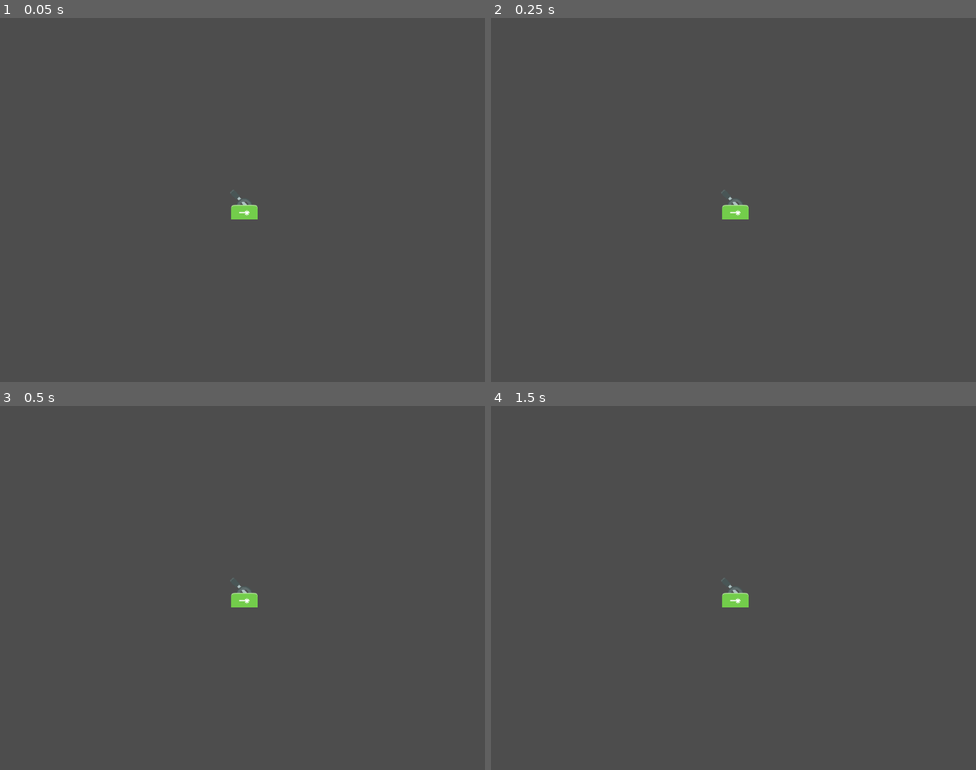
Above: before the commit, frames 1-4 (two rows, left to right).
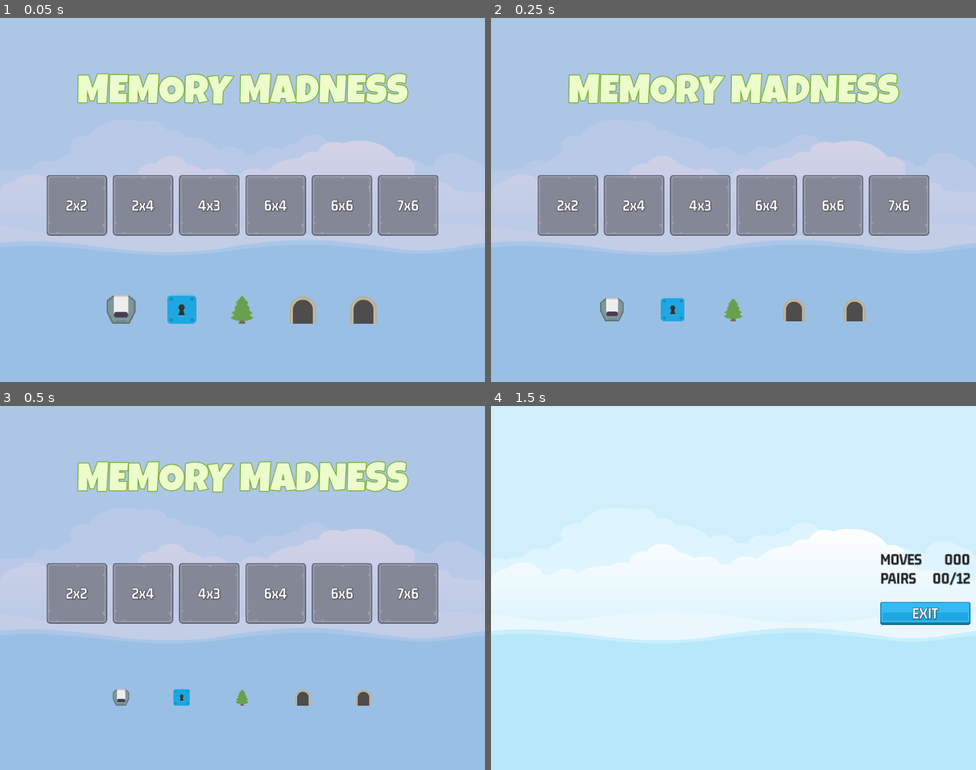
Above: after the commit, the same moments.

Repository: MilkshakeMan63/memory-madness---udemy
Game: Godot game, scene res://Scenes/master.tscn
Two runs of this game, one before a commit and one after it. Both use one fixed random seed, a clock stepped at 60 frames per second and the inputs below. Before the commit the project starts from res://Tests/resource_test.tscn.
Inputs (mouse positions are in pixels of both pictures, inside the frame that each line leads up to):
- Up to frame 1 (0.05 s): no input
- Up to frame 2 (0.25 s): no input
- Up to frame 3 (0.5 s): no input
- Up to frame 4 (1.5 s): click (568, 591) at 0.5 s, where only the run after the commit has a clickable "2x2"; tap Enter at 1.25 s

The runs differ from the first frame. In frame 1, 99% of the frame differs, in the area x 0-100%, y 0-100%; in frame 2, 100%; in frame 3, 100%; in frame 4, 100%.

Commit message:
Ui

Diff:
--- /dev/null
+++ b/Scenes/front_sprite.gd
@@ -0,0 +1,38 @@
+extends TextureRect
+
+
+const SCALE_SMALL: Vector2 = Vector2(0.1, 0.1)
+const SCALE_NORMAL: Vector2 = Vector2(1.0, 1.0)
+const SPIN_TIME_RANGE: Vector2 = Vector2(1.0, 2.0)
+const SCALE_TIME: float = 1
+
+
+# Called when the node enters the scene tree for the first time.
+func _ready() -> void:
+	set_random_image()
+	run_me()
+
+# Called every frame. 'delta' is the elapsed time since the previous frame.
+func _process(delta: float) -> void:
+	pass
+
+
+func get_random_spin_time() -> float:
+	return randf_range(SPIN_TIME_RANGE.x, SPIN_TIME_RANGE.y)
+
+
+func get_random_rotation() ->float:
+	return deg_to_rad(randf_range(-360, 360))
+
+
+func set_random_image():
+	texture = ImageManager.get_random_item_image().get_texture()
+
+
+func run_me():
+	var tween: Tween = get_tree().create_tween()
+	tween.tween_property(self, "scale", SCALE_SMALL, SCALE_TIME)
+	tween.tween_callback(set_random_image)
+	tween.tween_property(self, "scale", SCALE_NORMAL, SCALE_TIME)
+	tween.tween_property(self, "rotation", get_random_rotation(), get_random_spin_time())
+	tween.tween_callback(run_me)
--- /dev/null
+++ b/Scenes/front_sprite.tscn
@@ -0,0 +1,20 @@
+[gd_scene load_steps=3 format=3 uid="uid://dx8g2vvikylqi"]
+
+[ext_resource type="Texture2D" uid="uid://cqmc3l043na60" path="res://assets/glitch/alienYellow_square.png" id="1_li6yj"]
+[ext_resource type="Script" path="res://Scenes/front_sprite.gd" id="2_m4vc7"]
+
+[node name="FrontSprite" type="TextureRect"]
+anchors_preset = 8
+anchor_left = 0.5
+anchor_top = 0.5
+anchor_right = 0.5
+anchor_bottom = 0.5
+offset_left = -20.0
+offset_top = -20.0
+offset_right = 20.0
+offset_bottom = 20.0
+grow_horizontal = 2
+grow_vertical = 2
+pivot_offset = Vector2(32, 32)
+texture = ExtResource("1_li6yj")
+script = ExtResource("2_m4vc7")
--- /dev/null
+++ b/Scenes/game.gd
@@ -0,0 +1,19 @@
+extends Control
+
+
+# Called when the node enters the scene tree for the first time.
+func _ready() -> void:
+	SignalManager.on_level_selected.connect(on_level_selected)
+
+
+# Called every frame. 'delta' is the elapsed time since the previous frame.
+func _process(delta: float) -> void:
+	pass
+
+
+func on_level_selected(level_num: int):
+	GameManager.get_level_selection(level_num)
+
+
+func _on_exit_button_pressed() -> void:
+	SignalManager.on_game_exit_pressed.emit()
--- /dev/null
+++ b/Scenes/game.tscn
@@ -0,0 +1,104 @@
+[gd_scene load_steps=6 format=3 uid="uid://e06cnmw21fka"]
+
+[ext_resource type="LabelSettings" uid="uid://efdir2vdny11" path="res://assets/GM_32_Dark.tres" id="1_fj1k0"]
+[ext_resource type="Script" path="res://Scenes/game.gd" id="1_maett"]
+[ext_resource type="Texture2D" uid="uid://8d5kqo5otgar" path="res://assets/ui/blue_button00.png" id="2_e6enx"]
+[ext_resource type="Texture2D" uid="uid://bfhk52owvcgh" path="res://assets/ui/green_button00.png" id="3_foyva"]
+[ext_resource type="LabelSettings" uid="uid://bb630qrhxr0ef" path="res://assets/GM_32_White.tres" id="4_jqxyn"]
+
+[node name="Game" type="Control"]
+layout_mode = 3
+anchors_preset = 15
+anchor_right = 1.0
+anchor_bottom = 1.0
+grow_horizontal = 2
+grow_vertical = 2
+script = ExtResource("1_maett")
+
+[node name="HBoxContainer" type="HBoxContainer" parent="."]
+layout_mode = 1
+anchors_preset = 15
+anchor_right = 1.0
+anchor_bottom = 1.0
+grow_horizontal = 2
+grow_vertical = 2
+
+[node name="MarginContainer" type="MarginContainer" parent="HBoxContainer"]
+layout_mode = 2
+size_flags_horizontal = 3
+theme_override_constants/margin_left = 12
+theme_override_constants/margin_top = 12
+theme_override_constants/margin_right = 12
+theme_override_constants/margin_bottom = 12
+
+[node name="GridContainer" type="GridContainer" parent="HBoxContainer/MarginContainer"]
+layout_mode = 2
+size_flags_horizontal = 4
+size_flags_vertical = 4
+
+[node name="MarginContainer2" type="MarginContainer" parent="HBoxContainer"]
+custom_minimum_size = Vector2(200, 0)
+layout_mode = 2
+theme_override_constants/margin_right = 12
+
+[node name="VBoxContainer" type="VBoxContainer" parent="HBoxContainer/MarginContainer2"]
+layout_mode = 2
+size_flags_vertical = 4
+
+[node name="HBoxContainerMoves" type="HBoxContainer" parent="HBoxContainer/MarginContainer2/VBoxContainer"]
+layout_mode = 2
+
+[node name="Label" type="Label" parent="HBoxContainer/MarginContainer2/VBoxContainer/HBoxContainerMoves"]
+layout_mode = 2
+size_flags_horizontal = 3
+text = "MOVES"
+label_settings = ExtResource("1_fj1k0")
+vertical_alignment = 1
+
+[node name="LabelMoves" type="Label" parent="HBoxContainer/MarginContainer2/VBoxContainer/HBoxContainerMoves"]
+layout_mode = 2
+text = "000"
+label_settings = ExtResource("1_fj1k0")
+horizontal_alignment = 2
+vertical_alignment = 1
+
+[node name="HBoxContainerPairs" type="HBoxContainer" parent="HBoxContainer/MarginContainer2/VBoxContainer"]
+layout_mode = 2
+
+[node name="Label" type="Label" parent="HBoxContainer/MarginContainer2/VBoxContainer/HBoxContainerPairs"]
+layout_mode = 2
+size_flags_horizontal = 3
+text = "PAIRS"
+label_settings = ExtResource("1_fj1k0")
+vertical_alignment = 1
+
+[node name="LabelPairs" type="Label" parent="HBoxContainer/MarginContainer2/VBoxContainer/HBoxContainerPairs"]
+layout_mode = 2
+text = "00/12"
+label_settings = ExtResource("1_fj1k0")
+horizontal_alignment = 2
+vertical_alignment = 1
+
+[node name="Spacer" type="Control" parent="HBoxContainer/MarginContainer2/VBoxContainer"]
+custom_minimum_size = Vector2(0, 24)
+layout_mode = 2
+
+[node name="ExitButton" type="TextureButton" parent="HBoxContainer/MarginContainer2/VBoxContainer"]
+layout_mode = 2
+size_flags_horizontal = 4
+texture_normal = ExtResource("2_e6enx")
+texture_pressed = ExtResource("3_foyva")
+
+[node name="LabelExit" type="Label" parent="HBoxContainer/MarginContainer2/VBoxContainer/ExitButton"]
+layout_mode = 1
+anchors_preset = 15
+anchor_right = 1.0
+anchor_bottom = 1.0
+grow_horizontal = 2
+grow_vertical = 2
+text = "EXIT"
+label_settings = ExtResource("4_jqxyn")
+horizontal_alignment = 1
+vertical_alignment = 1
+
+[connection signal="pressed" from="HBoxContainer/MarginContainer2/VBoxContainer/ExitButton" to="." method="_on_exit_button_pressed"]
--- /dev/null
+++ b/Scenes/level_button.gd
@@ -0,0 +1,16 @@
+extends TextureButton
+
+@onready var label: Label = $Label
+@export var level_number = 1
+# Called when the node enters the scene tree for the first time.
+func _ready() -> void:
+	get_level()
+
+
+func get_level():
+	var level_data: LevelData = GameManager.get_level(level_number)
+	label.text = "%dx%d" % [level_data.get_cols(), level_data.get_rows()] # %d is used for formatting integers, whereas %s is used for formatting strings. Since level_data.get_cols() and level_data.get_rows() return integer values (number of columns and rows)
+
+
+func _on_pressed() -> void:
+	SignalManager.on_level_selected.emit(level_number)
--- /dev/null
+++ b/Scenes/level_button.tscn
@@ -0,0 +1,38 @@
+[gd_scene load_steps=6 format=3 uid="uid://v7y83rlscto1"]
+
+[ext_resource type="Texture2D" uid="uid://b6n1k7nrj0yry" path="res://assets/ui/level_select_frame_128.png" id="1_6hhpf"]
+[ext_resource type="Texture2D" uid="uid://se42nc0h7pyq" path="res://assets/ui/level_select_frame_select_128.png" id="2_bcmhg"]
+[ext_resource type="Texture2D" uid="uid://bu6wukr0jju0p" path="res://assets/ui/level_select_frame_hover_128.png" id="3_6sbuq"]
+[ext_resource type="LabelSettings" uid="uid://bb630qrhxr0ef" path="res://assets/GM_32_White.tres" id="4_57tj5"]
+[ext_resource type="Script" path="res://Scenes/level_button.gd" id="4_e414u"]
+
+[node name="LevelButton" type="TextureButton"]
+anchors_preset = 8
+anchor_left = 0.5
+anchor_top = 0.5
+anchor_right = 0.5
+anchor_bottom = 0.5
+offset_left = -20.0
+offset_top = -20.0
+offset_right = 20.0
+offset_bottom = 20.0
+grow_horizontal = 2
+grow_vertical = 2
+texture_normal = ExtResource("1_6hhpf")
+texture_pressed = ExtResource("2_bcmhg")
+texture_hover = ExtResource("3_6sbuq")
+script = ExtResource("4_e414u")
+
+[node name="Label" type="Label" parent="."]
+layout_mode = 1
+anchors_preset = 15
+anchor_right = 1.0
+anchor_bottom = 1.0
+grow_horizontal = 2
+grow_vertical = 2
+text = "2x2"
+label_settings = ExtResource("4_57tj5")
+horizontal_alignment = 1
+vertical_alignment = 1
+
+[connection signal="pressed" from="." to="." method="_on_pressed"]
--- /dev/null
+++ b/Scenes/main.tscn
@@ -0,0 +1,100 @@
+[gd_scene load_steps=4 format=3 uid="uid://qbnwxahjqdws"]
+
+[ext_resource type="LabelSettings" uid="uid://bb475bkqlpx44" path="res://assets/LG_84_Green.tres" id="1_q4ubc"]
+[ext_resource type="PackedScene" uid="uid://v7y83rlscto1" path="res://Scenes/level_button.tscn" id="2_1pmk6"]
+[ext_resource type="PackedScene" uid="uid://dx8g2vvikylqi" path="res://Scenes/front_sprite.tscn" id="2_xuyn4"]
+
+[node name="Main" type="Control"]
+layout_mode = 3
+anchors_preset = 15
+anchor_right = 1.0
+anchor_bottom = 1.0
+grow_horizontal = 2
+grow_vertical = 2
+
+[node name="ColorRect" type="ColorRect" parent="."]
+layout_mode = 1
+anchors_preset = 15
+anchor_right = 1.0
+anchor_bottom = 1.0
+grow_horizontal = 2
+grow_vertical = 2
+color = Color(0.164706, 0.141176, 0.54902, 0.203922)
+
+[node name="VBoxContainer" type="VBoxContainer" parent="."]
+layout_mode = 1
+anchors_preset = 15
+anchor_right = 1.0
+anchor_bottom = 1.0
+grow_horizontal = 2
+grow_vertical = 2
+
+[node name="Spacer4" type="Control" parent="VBoxContainer"]
+layout_mode = 2
+size_flags_vertical = 3
+
+[node name="Label" type="Label" parent="VBoxContainer"]
+layout_mode = 2
+size_flags_horizontal = 4
+text = "MEMORY MADNESS"
+label_settings = ExtResource("1_q4ubc")
+
+[node name="Spacer3" type="Control" parent="VBoxContainer"]
+layout_mode = 2
+size_flags_vertical = 3
+
+[node name="HBoxContainer" type="HBoxContainer" parent="VBoxContainer"]
+layout_mode = 2
+size_flags_horizontal = 4
+theme_override_constants/separation = 12
+
+[node name="LevelButton" parent="VBoxContainer/HBoxContainer" instance=ExtResource("2_1pmk6")]
+layout_mode = 2
+
+[node name="LevelButton2" parent="VBoxContainer/HBoxContainer" instance=ExtResource("2_1pmk6")]
+layout_mode = 2
+level_number = 2
+
+[node name="LevelButton3" parent="VBoxContainer/HBoxContainer" instance=ExtResource("2_1pmk6")]
+layout_mode = 2
+level_number = 3
+
+[node name="LevelButton4" parent="VBoxContainer/HBoxContainer" instance=ExtResource("2_1pmk6")]
+layout_mode = 2
+level_number = 4
+
+[node name="LevelButton5" parent="VBoxContainer/HBoxContainer" instance=ExtResource("2_1pmk6")]
+layout_mode = 2
+level_number = 5
+
+[node name="LevelButton6" parent="VBoxContainer/HBoxContainer" instance=ExtResource("2_1pmk6")]
+layout_mode = 2
+level_number = 6
+
+[node name="Spacer2" type="Control" parent="VBoxContainer"]
+layout_mode = 2
+size_flags_vertical = 3
+
+[node name="HBoxContainerSprites" type="HBoxContainer" parent="VBoxContainer"]
+layout_mode = 2
+size_flags_horizontal = 4
+theme_override_constants/separation = 64
+
+[node name="FrontSprite" parent="VBoxContainer/HBoxContainerSprites" instance=ExtResource("2_xuyn4")]
+layout_mode = 2
+
+[node name="FrontSprite2" parent="VBoxContainer/HBoxContainerSprites" instance=ExtResource("2_xuyn4")]
+layout_mode = 2
+
+[node name="FrontSprite3" parent="VBoxContainer/HBoxContainerSprites" instance=ExtResource("2_xuyn4")]
+layout_mode = 2
+
+[node name="FrontSprite4" parent="VBoxContainer/HBoxContainerSprites" instance=ExtResource("2_xuyn4")]
+layout_mode = 2
+
+[node name="FrontSprite5" parent="VBoxContainer/HBoxContainerSprites" instance=ExtResource("2_xuyn4")]
+layout_mode = 2
+
+[node name="Spacer" type="Control" parent="VBoxContainer"]
+layout_mode = 2
+size_flags_vertical = 3
--- a/Scenes/master.gd
+++ b/Scenes/master.gd
@@ -1,11 +1,24 @@
 extends CanvasLayer
+
+
+@onready var main: Control = $Main
+@onready var game: Control = $Game
 
 
 # Called when the node enters the scene tree for the first time.
 func _ready() -> void:
-	var data: SelectedLevelData = GameManager.get_level_selection(3)
-	pass
+	SignalManager.on_game_exit_pressed.connect(on_game_exit_pressed)
+	SignalManager.on_level_selected.connect(on_level_selected)
+	show_game(false)
 
-# Called every frame. 'delta' is the elapsed time since the previous frame.
-func _process(delta: float) -> void:
-	pass
+func show_game(s: bool):
+	game.visible = s
+	main.visible = not s
+
+
+func on_game_exit_pressed():
+	show_game(false)
+
+
+func on_level_selected(level_num: int):
+	show_game(true)
--- a/Scenes/master.tscn
+++ b/Scenes/master.tscn
@@ -1,7 +1,9 @@
-[gd_scene load_steps=3 format=3 uid="uid://0s6wtxgniio6"]
+[gd_scene load_steps=5 format=3 uid="uid://0s6wtxgniio6"]
 
 [ext_resource type="Script" path="res://Scenes/master.gd" id="1_5q8bw"]
 [ext_resource type="Texture2D" uid="uid://cq0c7f0aakmjl" path="res://assets/images/backgroundEmpty.png" id="2_k2y0r"]
+[ext_resource type="PackedScene" uid="uid://qbnwxahjqdws" path="res://Scenes/main.tscn" id="3_fg661"]
+[ext_resource type="PackedScene" uid="uid://e06cnmw21fka" path="res://Scenes/game.tscn" id="4_daecb"]
 
 [node name="Master" type="CanvasLayer"]
 script = ExtResource("1_5q8bw")
@@ -14,3 +16,8 @@
 grow_vertical = 2
 texture = ExtResource("2_k2y0r")
 expand_mode = 1
+
+[node name="Main" parent="." instance=ExtResource("3_fg661")]
+
+[node name="Game" parent="." instance=ExtResource("4_daecb")]
+visible = false
--- a/Scripts/Singletons/game_manager.gd
+++ b/Scripts/Singletons/game_manager.gd
@@ -3,7 +3,7 @@
 
 var _levels: Dictionary = {
 	1: LevelData.new(1, 2, 2),
-	2: LevelData.new(2, 3, 4),
+	2: LevelData.new(2, 4, 2),
 	3: LevelData.new(3, 3, 4),
 	4: LevelData.new(4, 4, 6),
 	5: LevelData.new(5, 6, 6),
--- /dev/null
+++ b/Scripts/Singletons/signal_manager.gd
@@ -0,0 +1,5 @@
+extends Node
+
+
+signal on_game_exit_pressed
+signal on_level_selected(level_num: int)
--- a/project.godot
+++ b/project.godot
@@ -11,7 +11,7 @@
 [application]
 
 config/name="Memory Madness - Udemy"
-run/main_scene="res://Tests/resource_test.tscn"
+run/main_scene="res://Scenes/master.tscn"
 config/features=PackedStringArray("4.3", "Mobile")
 config/icon="res://icon.svg"
 
@@ -19,6 +19,7 @@
 
 ImageManager="*res://Scripts/Singletons/image_manager.gd"
 GameManager="*res://Scripts/Singletons/game_manager.gd"
+SignalManager="*res://Scripts/Singletons/signal_manager.gd"
 
 [display]
 
